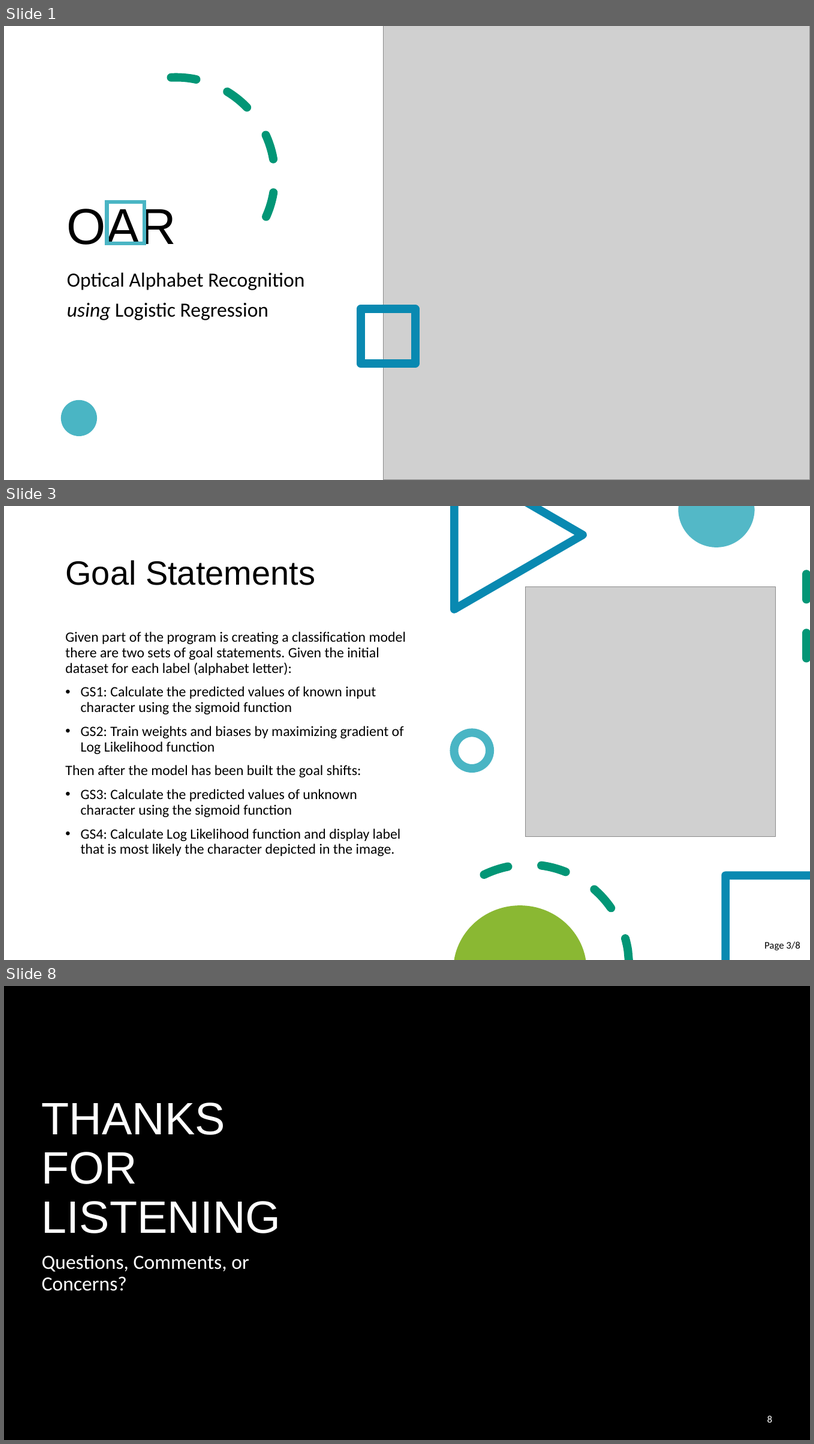
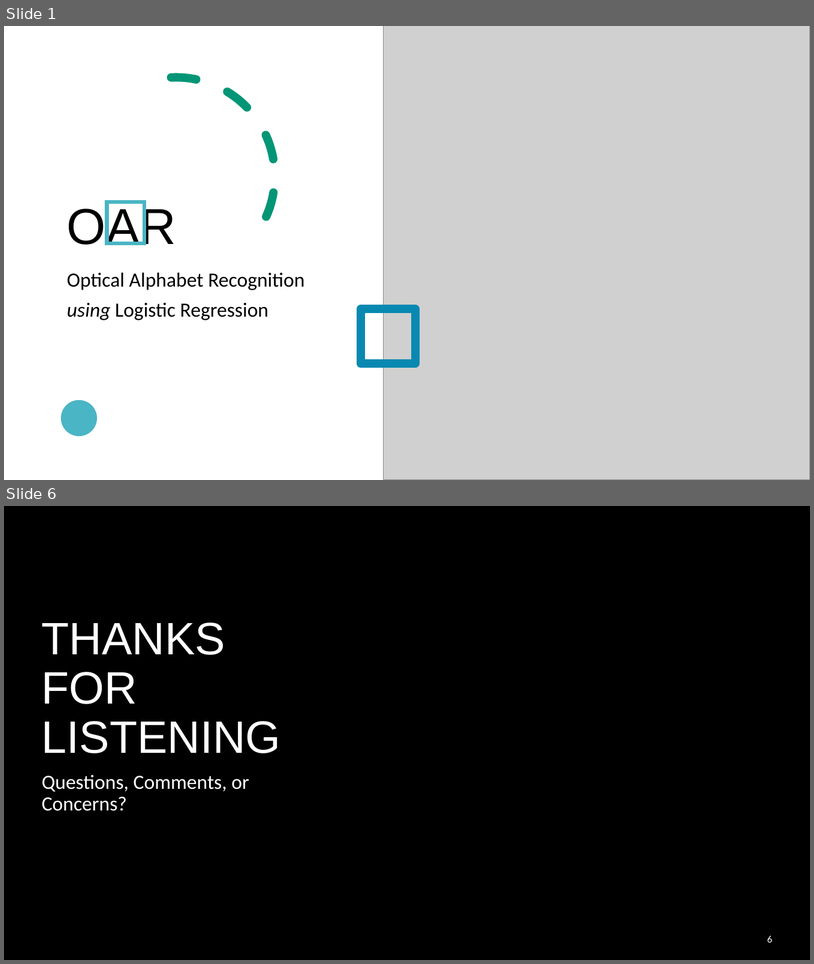
Before and after one commit to cer-hunter/OAR-CAS741, a slide deck: docs/Presentations/VNVPlanPresentation/VNVPlanPresentation.pptx. Shown one above the other, each under a label of ours: slides 1, 3 and 8 before the commit, slides 1 and 6 after it; the slides between them are not shown. The pictures are 814x1444 and 814x964 pixels, drawn with LibreOffice and Linux fonts; fonts in the diff are those of the drawing; grey boxes stand for pictures; background and template pictures are left out. Boxes give left, top, right and bottom in pixels: in the first picture for what was removed or moved away, otherwise in the second. Text is boxed around its words. In the diff, an @@ line names an element or a change of style, - is before the commit and + after.

```diff
--- a/docs/Presentations/VNVPlanPresentation/VNVPlanPresentation.pptx
+++ b/docs/Presentations/VNVPlanPresentation/VNVPlanPresentation.pptx
@@ slide 3 removed at (x1=4, y1=506, x2=810, y2=960), background #FFFFFF @@
@@ rectangle removed at (x1=4, y1=506, x2=810, y2=960) @@
@@ freeform shape removed at (x1=450, y1=506, x2=587, y2=613) @@
@@ freeform shape removed at (x1=678, y1=506, x2=755, y2=547) @@
@@ freeform shape removed at (x1=698, y1=506, x2=755, y2=529) @@
@@ title removed at (x1=65, y1=560, x2=315, y2=585) @@
-Goal Statements
@@ line removed from (807, 574) to (807, 679) @@
@@ picture removed at (x1=526, y1=586, x2=777, y2=837) @@
@@ text removed at (x1=65, y1=631, x2=406, y2=856) @@
-Given part of the program is creating a classification model there are two sets of goal statements. Given the initial dataset for each label (alphabet letter):
-• GS1: Calculate the predicted values of known input character using the sigmoid function
-• GS2: Train weights and biases by maximizing gradient of Log Likelihood function
-Then after the model has been built the goal shifts:
-• GS3: Calculate the predicted values of unknown character using the sigmoid function
-• GS4: Calculate Log Likelihood function and display label that is most likely the character depicted in the image.
@@ ellipse removed at (x1=455, y1=732, x2=491, y2=768) @@
@@ freeform shape removed at (x1=479, y1=832, x2=637, y2=960) @@
@@ freeform shape removed at (x1=722, y1=871, x2=810, y2=960) @@
@@ freeform shape removed at (x1=12, y1=884, x2=130, y2=960) @@
@@ freeform shape removed at (x1=455, y1=905, x2=587, y2=960) @@
@@ page number removed at (x1=765, y1=941, x2=800, y2=950) @@
-Page 3/8
@@ what was slide 8 is now slide 6 @@
@@ page number at (x1=768, y1=935, x2=773, y2=942): text changed @@
-8
+6
```
Also in this commit, not shown: 1 slide changed, 3 slides added, 4 other slides removed, 1 other file.
